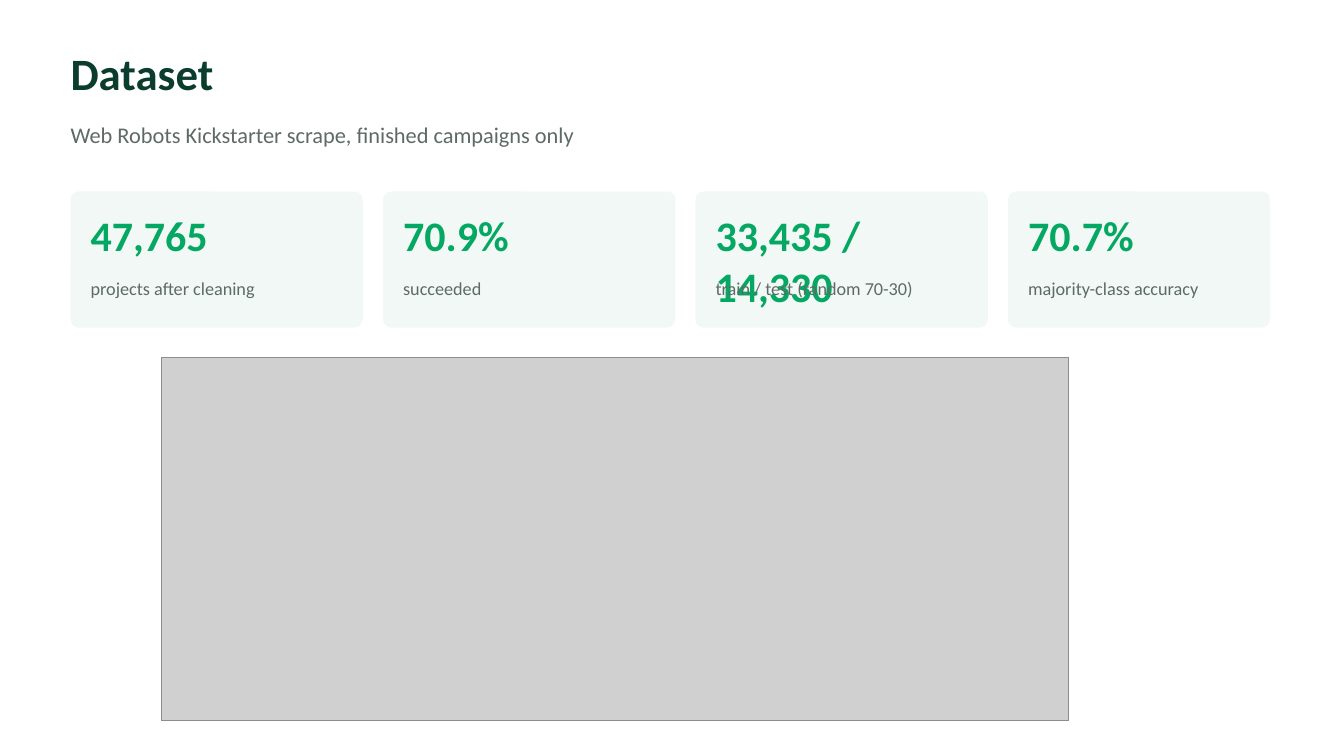
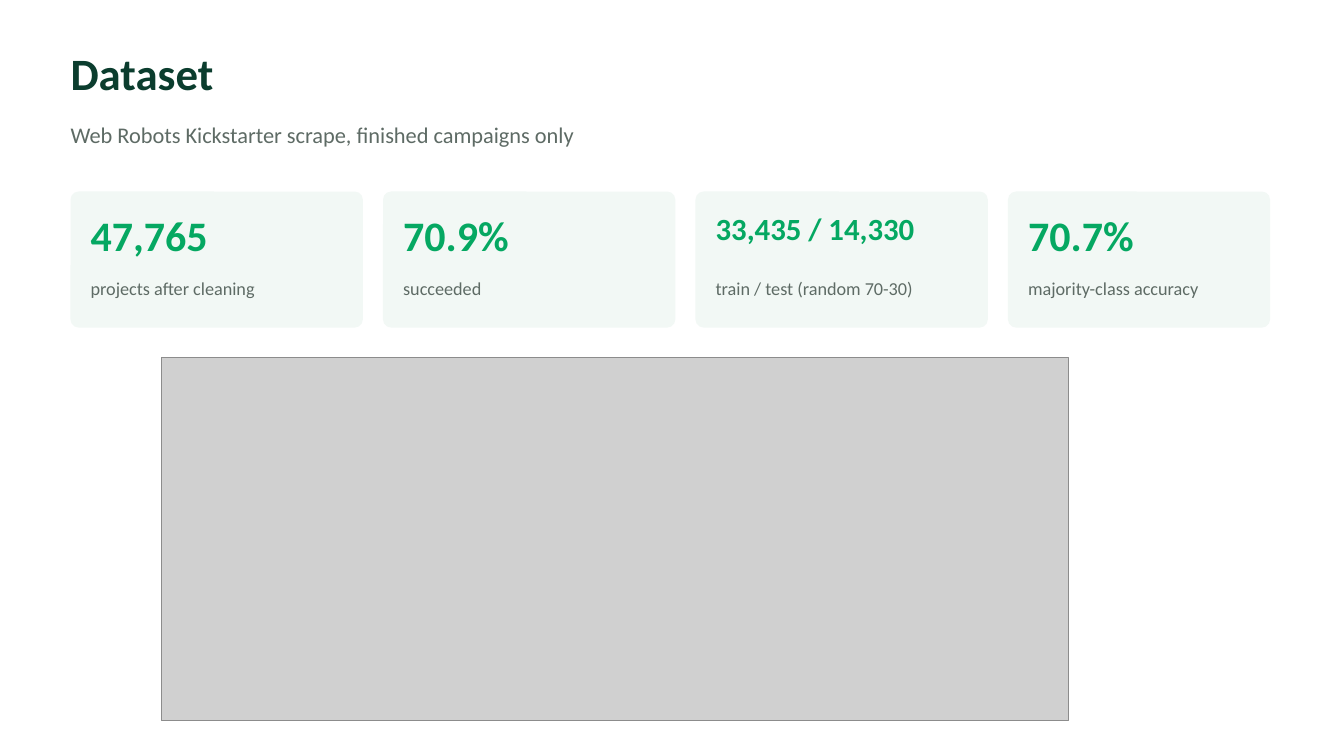
Before and after one commit to santoshcheethiralame-dot/ML_Mini_Project_Team_ID_18, a slide deck: slide 3 of results/slides.pptx. Drawn at 1344x756 pixels with LibreOffice and Linux fonts; fonts in the diff are those of the drawing; grey boxes stand for pictures. Boxes give left, top, right and bottom in pixels: in the first picture for what was removed or moved away, otherwise in the second. Text is boxed around its words. In the diff, an @@ line names an element or a change of style, - is before the commit and + after.

Commit message:
Slides: fix slide 8 claim, slide 3 overflow, add significance; write-up: 2-decimal ablation

```diff
--- a/results/slides.pptx
+++ b/results/slides.pptx
@@ text "33,435 / 14,330" at (716, 220, 914, 244): size 30 to 22 pt @@
```
Also in this commit, not shown: 3 other slides changed, 4 other files.
